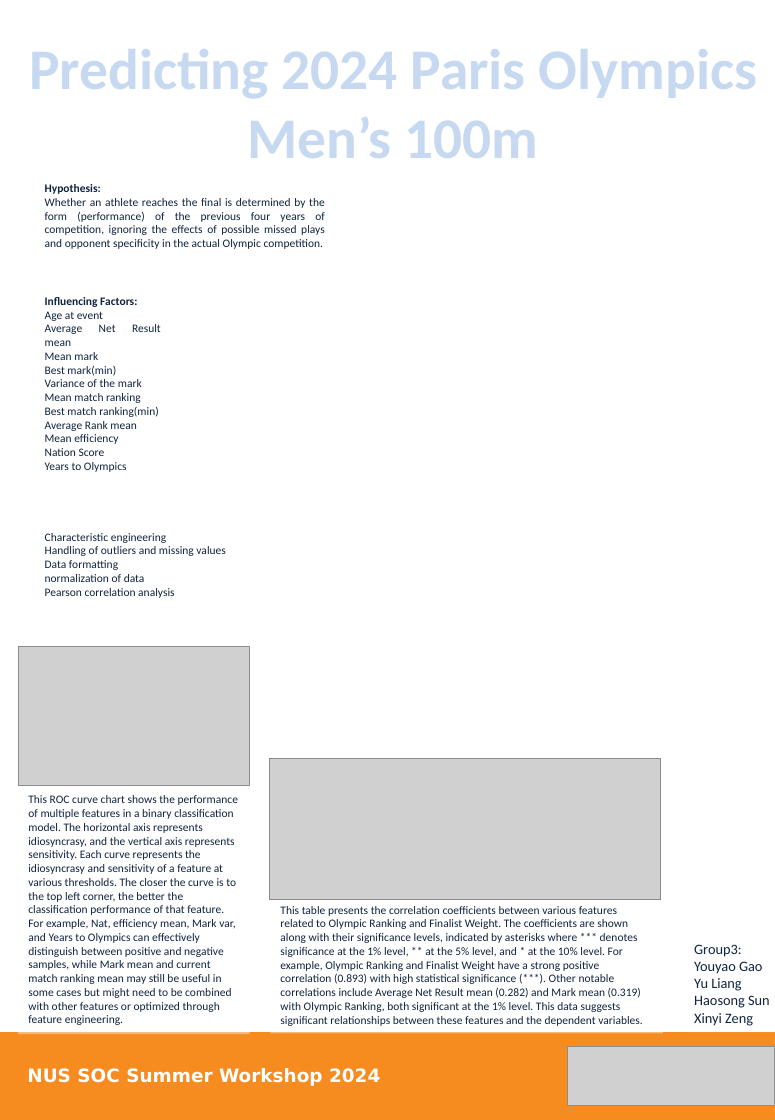
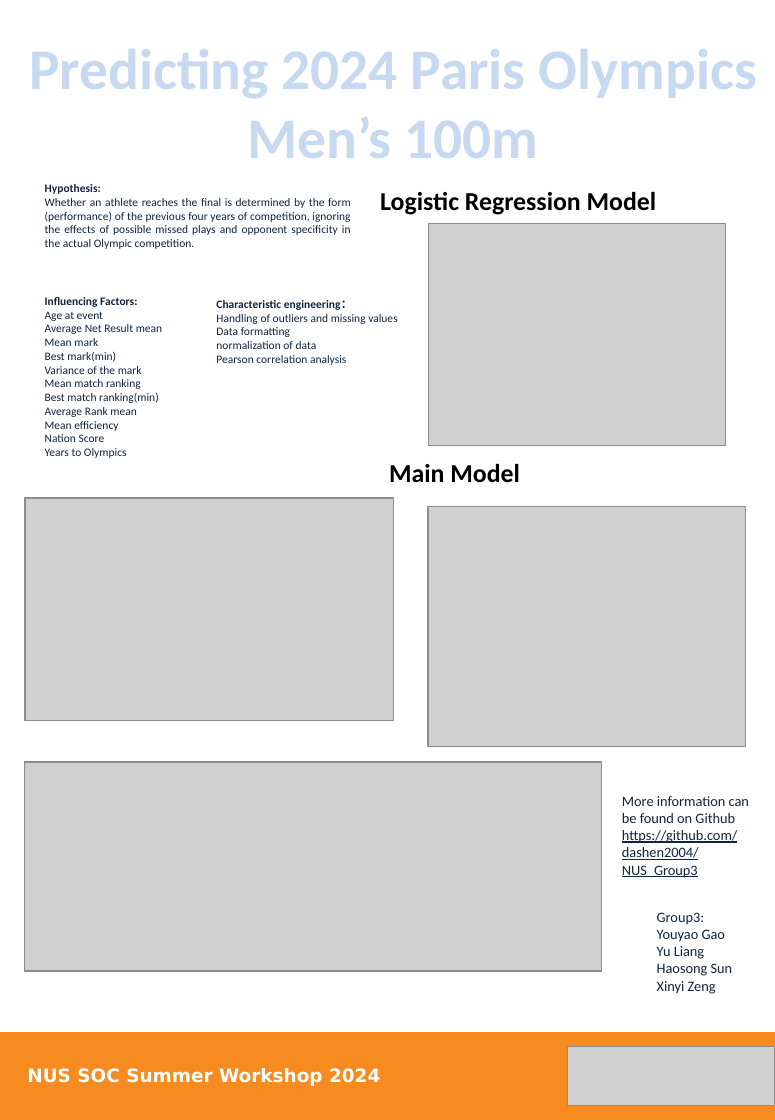
Before and after one commit to dashen2004/NUS_Group3, a slide deck: slide 1 of docs/myPoster.pptx. Drawn at 775x1120 pixels with LibreOffice and Linux fonts; fonts in the diff are those of the drawing; grey boxes stand for pictures; background and template pictures are left out. Boxes give left, top, right and bottom in pixels: in the first picture for what was removed or moved away, otherwise in the second. Text is boxed around its words. In the diff, an @@ line names an element or a change of style, - is before the commit and + after.

Commit message:
Upload the 1.0 version of poster

```diff
--- a/docs/myPoster.pptx
+++ b/docs/myPoster.pptx
@@ text "Hypothesis:" rewrapped from box(45, 184, 325, 249) to box(45, 184, 351, 249) @@
@@ text added at box(380, 192, 657, 215), 18 pt, text #000000, bold @@
+Logistic Regression Model
@@ picture added at box(429, 224, 725, 445) @@
@@ text "Influencing Factors:" rewrapped from box(45, 297, 161, 472) to box(45, 297, 162, 458) @@
@@ text "Characteristic engineering：": place and size @@
-text "Characteristic engineering：" at box(45, 533, 225, 598)
+text "Characteristic engineering：" at box(216, 300, 397, 365)
@@ text at box(216, 300, 352, 310): text changed; bold on @@
-Characteristic engineering
+Characteristic engineering：
@@ text added at box(389, 464, 520, 483), 18 pt, text #000000, bold @@
+Main Model
@@ picture: place and size @@
-picture at box(19, 646, 250, 785)
+picture at box(25, 498, 393, 720)
@@ picture added at box(428, 506, 745, 746) @@
@@ picture: place and size @@
-picture at box(269, 757, 660, 899)
+picture at box(25, 762, 602, 970)
@@ rectangle removed at box(19, 786, 250, 1033) @@
-This ROC curve chart shows the performance of multiple features in a binary classification model. The horizontal axis represents idiosyncrasy, and the vertical axis represents sensitivity. Each curve represents the idiosyncrasy and sensitivity of a feature at various thresholds. The closer the curve is to the top left corner, the better the classification performance of that feature. For example, Nat, efficiency mean, Mark var, and Years to Olympics can effectively distinguish between positive and negative samples, while Mark mean and current match ranking mean may still be useful in some cases but might need to be combined with other features or optimized through feature engineering.
@@ text added at box(622, 796, 749, 878), 10 pt, text #0F243E, underline @@
+More information can be found on Github
+https://github.com/dashen2004/NUS_Group3
@@ rectangle removed at box(271, 897, 663, 1032) @@
-This table presents the correlation coefficients between various features related to Olympic Ranking and Finalist Weight. The coefficients are shown along with their significance levels, indicated by asterisks where *** denotes significance at the 1% level, ** at the 5% level, and * at the 10% level. For example, Olympic Ranking and Finalist Weight have a strong positive correlation (0.893) with high statistical significance (***). Other notable correlations include Average Net Result mean (0.282) and Mark mean (0.319) with Olympic Ranking, both significant at the 1% level. This data suggests significant relationships between these features and the dependent variables.
@@ text "Group3:" rewrapped from box(684, 934, 775, 1031) to box(657, 912, 733, 994) @@
```
